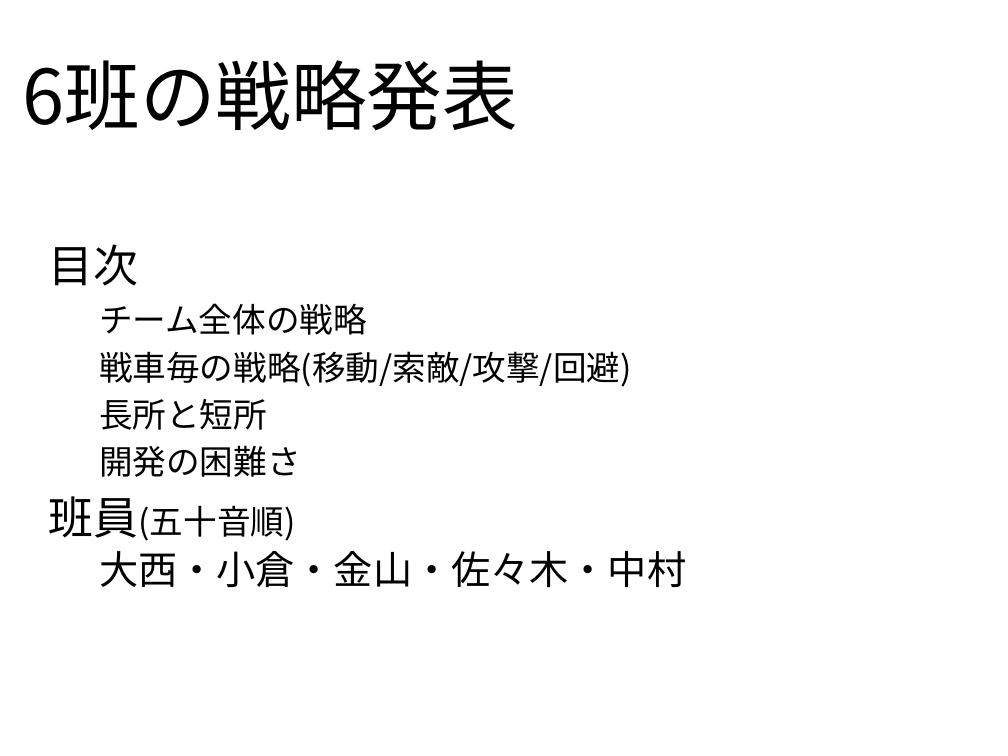
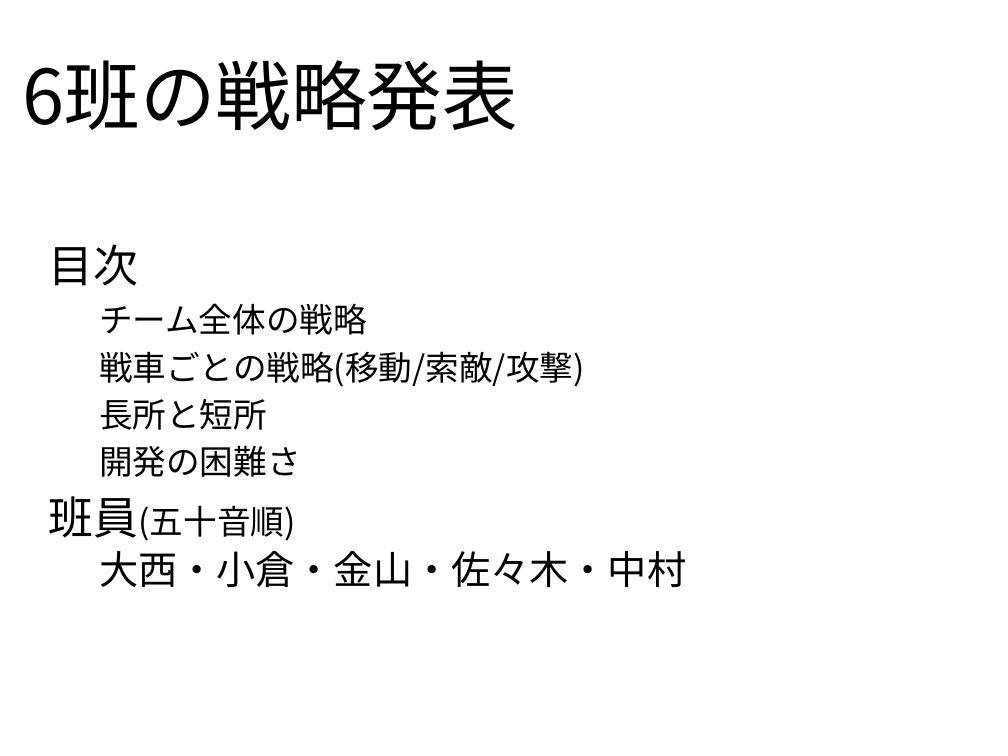
Before and after one commit to PBLB2015group06/TankSim, a slide deck: slide 1 of 期末スライド.pptx. Drawn at 1008x756 pixels with LibreOffice and Linux fonts; fonts in the diff are those of the drawing; background and template pictures are left out. Boxes give left, top, right and bottom in pixels: in the first picture for what was removed or moved away, otherwise in the second. Text is boxed around its words. In the diff, an @@ line names an element or a change of style, - is before the commit and + after.

```diff
--- a/期末スライド.pptx
+++ b/期末スライド.pptx
@@ subtitle at (99, 351, 584, 387): text changed @@
-  戦車毎の戦略(移動/索敵/攻撃/回避)
+  戦車ごとの戦略(移動/索敵/攻撃)
```
Also in this commit, not shown: 5 other slides changed, 2 slides added, 3 slides removed.
